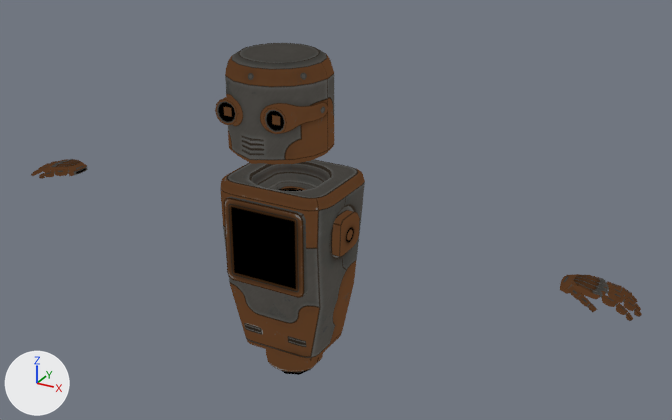
The glTF model src/assets/avatars/BotDefault_Avatar.glb as it was, and as the next commit left it.
The view is the same before and after, from a 50 mm lens placed at (1.067, -1.723, 2.237), pointed at (0.092, 0.049, 1.351). The axes (+X, +Y, +Z) are drawn at lower left. The lights are the same throughout.

Names of what the first picture shows: 'Bot_Skinned'.
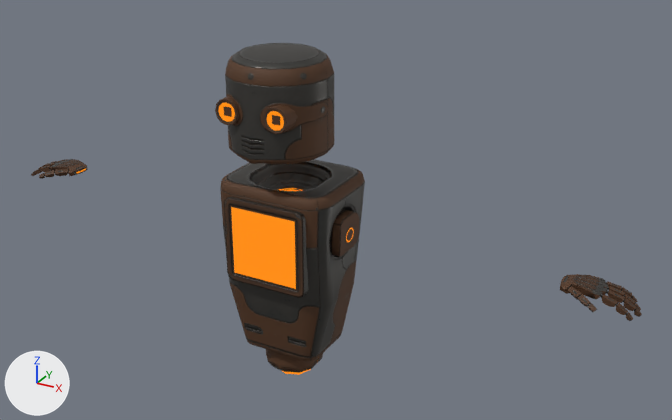
Edits to the bpy script that builds the scene:
```text
Add img_botdefault_normal_jpg:
    img_botdefault_normal_jpg = load_image('BotDefault_Normal.jpg', '_unpacked/BotDefault_Normal.jpg', 2048, 2048, 'Non-Color')
Add img_ao_met_rough_botdefault_occlusion_botdefault_metalness_botdefault_roughness:
    img_ao_met_rough_botdefault_occlusion_botdefault_metalness_botdefault_roughness = load_image('ao_met_rough_BotDefault_Occlusion_BotDefault_Metalness_BotDefault_Roughness', '_unpacked/ao_met_rough_BotDefault_Occlusion_BotDefault_Metalness_BotDefault_Roughness', 2048, 2048, 'Non-Color')
Add img_botdefault_emission_jpg:
    img_botdefault_emission_jpg = load_image('BotDefault_Emission.jpg', '_unpacked/BotDefault_Emission.jpg', 2048, 2048, 'sRGB')
Change mat_bot_pbs:
    remove # nodes: BsdfTransparent, Emission, LightPath, Mix, MixShader, OutputMaterial, TexImage
    nodes: BsdfPrincipled, Mix, NormalMap, OutputMaterial, SeparateColor, TexImage x4
    uses the picture img_ao_met_rough_botdefault_occlusion_botdefault_metalness_botdefault_roughness
    uses the picture img_botdefault_emission_jpg
    uses the picture img_botdefault_normal_jpg
```

Boxes [x1, y1, x2, y2] around the edits, measured in the pictures (672 x 420 px):
'Bot_Skinned', surface changed: [31, 43, 642, 375] in both
